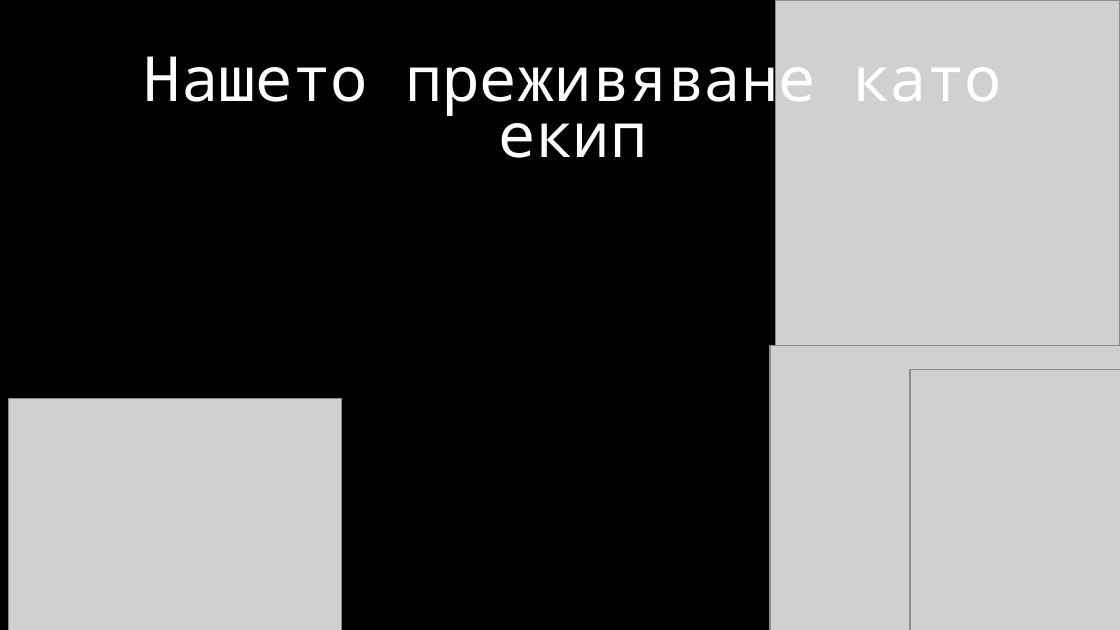
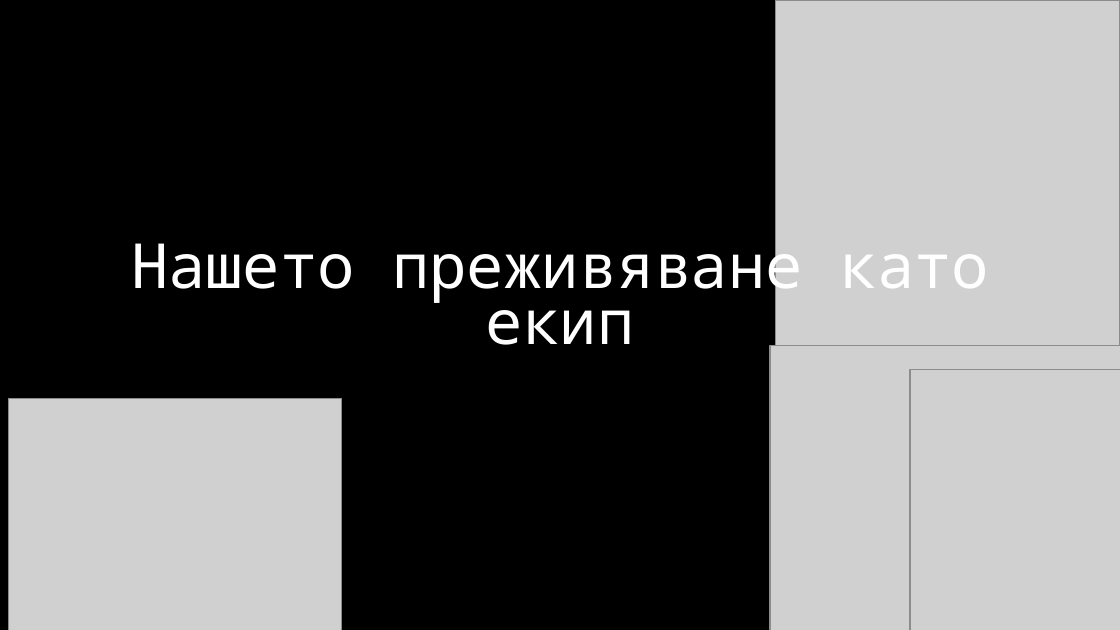
Before and after one commit to KrisD16/HackTUES128velit, a slide deck: slide 7 of presentation_hacktues.pptx. Drawn at 1120x630 pixels with LibreOffice and Linux fonts; fonts in the diff are those of the drawing; grey boxes stand for pictures; background and template pictures are left out. Boxes give left, top, right and bottom in pixels: in the first picture for what was removed or moved away, otherwise in the second. Text is boxed around its words. In the diff, an @@ line names an element or a change of style, - is before the commit and + after.

```diff
--- a/presentation_hacktues.pptx
+++ b/presentation_hacktues.pptx
@@ text "Нашето преживяване като екип": place and size @@
-text "Нашето преживяване като екип" at (144, 43, 1002, 158)
+text "Нашето преживяване като екип" at (131, 230, 989, 345)
```
Also in this commit, not shown: 3 other slides changed, 1 slide added, 2 slides removed, 1 other file.
